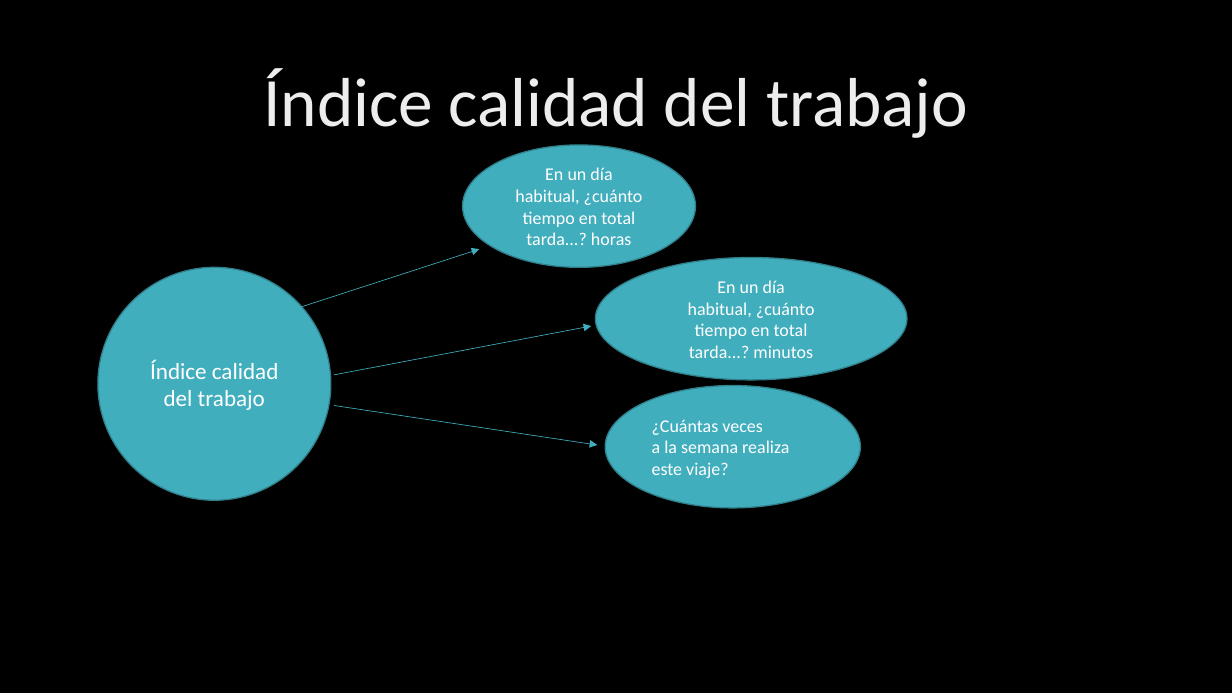
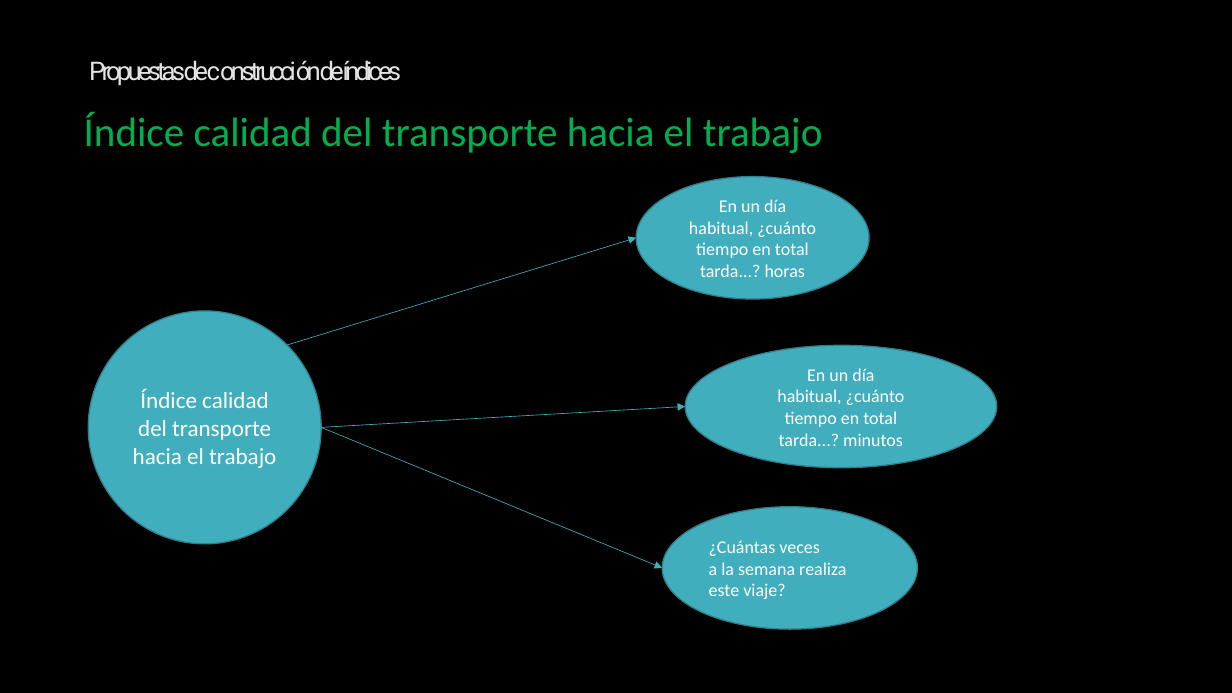
Before and after one commit to Sud-Austral/ds_indices, a slide deck: slide 29 of indices.pptx. Drawn at 1232x693 pixels with LibreOffice and Linux fonts; fonts in the diff are those of the drawing; background and template pictures are left out. Boxes give left, top, right and bottom in pixels: in the first picture for what was removed or moved away, otherwise in the second. Text is boxed around its words. In the diff, an @@ line names an element or a change of style, - is before the commit and + after.

```diff
--- a/indices.pptx
+++ b/indices.pptx
@@ text added at [89,60,402,86], 20 pt, text gradient #969696 to #E3E3E3 to #FFFFFF @@
+Propuestas de construcción de índices
@@ title at [84,112,823,153]: text changed; size 54 to 32 pt; text colour gradient #BFBFBF to #EDEDED to #FFFFFF to #00B050 @@
-Índice calidad del trabajo
+Índice calidad del transporte hacia el trabajo
@@ ellipse "En un día habitual, ¿cuánto ...": place and size @@
-ellipse "En un día habitual, ¿cuánto ..." at [463,145,696,267]
+ellipse "En un día habitual, ¿cuánto ..." at [637,177,870,299]
@@ arrow moved from (300, 308) - (480, 250) to (287, 345) - (637, 238) @@
@@ ellipse "Índice calidad del transporte hacia ...": place and size @@
-ellipse "Índice calidad del transporte hacia ..." at [98,267,331,500]
+ellipse "Índice calidad del transporte hacia ..." at [89,311,322,543]
@@ ellipse "En un día habitual, ¿cuánto ...": place and size @@
-ellipse "En un día habitual, ¿cuánto ..." at [595,258,907,380]
+ellipse "En un día habitual, ¿cuánto ..." at [686,346,997,468]
@@ text in ellipse at [133,389,276,468]: text changed @@
-Índice calidad del trabajo
+Índice calidad del transporte hacia el trabajo
@@ arrow moved from (334, 375) - (592, 326) to (322, 428) - (686, 407) @@
@@ arrow moved from (334, 406) - (597, 445) to (322, 428) - (663, 568) @@
@@ ellipse "¿Cuántas veces a la semana ...": place and size @@
-ellipse "¿Cuántas veces a la semana ..." at [605,385,860,507]
+ellipse "¿Cuántas veces a la semana ..." at [663,506,918,628]
```
Also in this commit, not shown: 33 other slides changed, 1 slide added, 1 slide removed.
